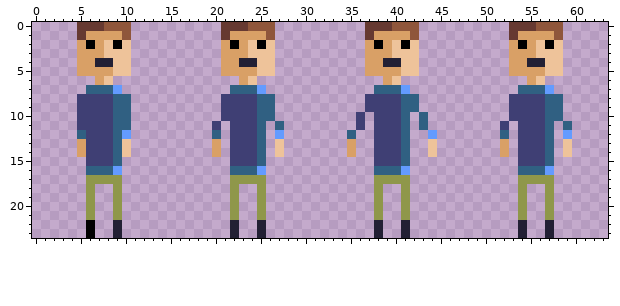
File history of a pixel-art sprite, Assets/Images/Characters/idle_f.png. The picture above was drawn from the file before the commit.
The file is 64x24 pixels.
After:
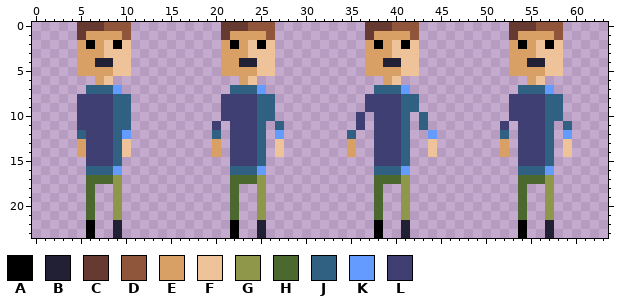
Palette (. is transparent): A #000000  B #222034  C #663931  D #8f563b  E #d9a066  F #eec39a  G #8f974a  H #4b692f  J #306082  K #639bff  L #3f3f74
The exact change:
y 17: x 6..8 GGG -> HHH; x 22..24 GGG -> HHH; x 38..40 GGG -> HHH; x 54..56 GGG -> HHH
y 18..21: x 6 G -> H; x 22 G -> H; x 38 G -> H; x 54 G -> H
y 22..23: x 22 B -> A; x 38 B -> A; x 54 B -> A
Where, in picture pixels (left, top, right, bottom), the same in both pictures:
changed: (86, 175, 113, 220)
changed: (230, 175, 257, 238)
changed: (374, 175, 401, 238)
changed: (518, 175, 545, 238)
